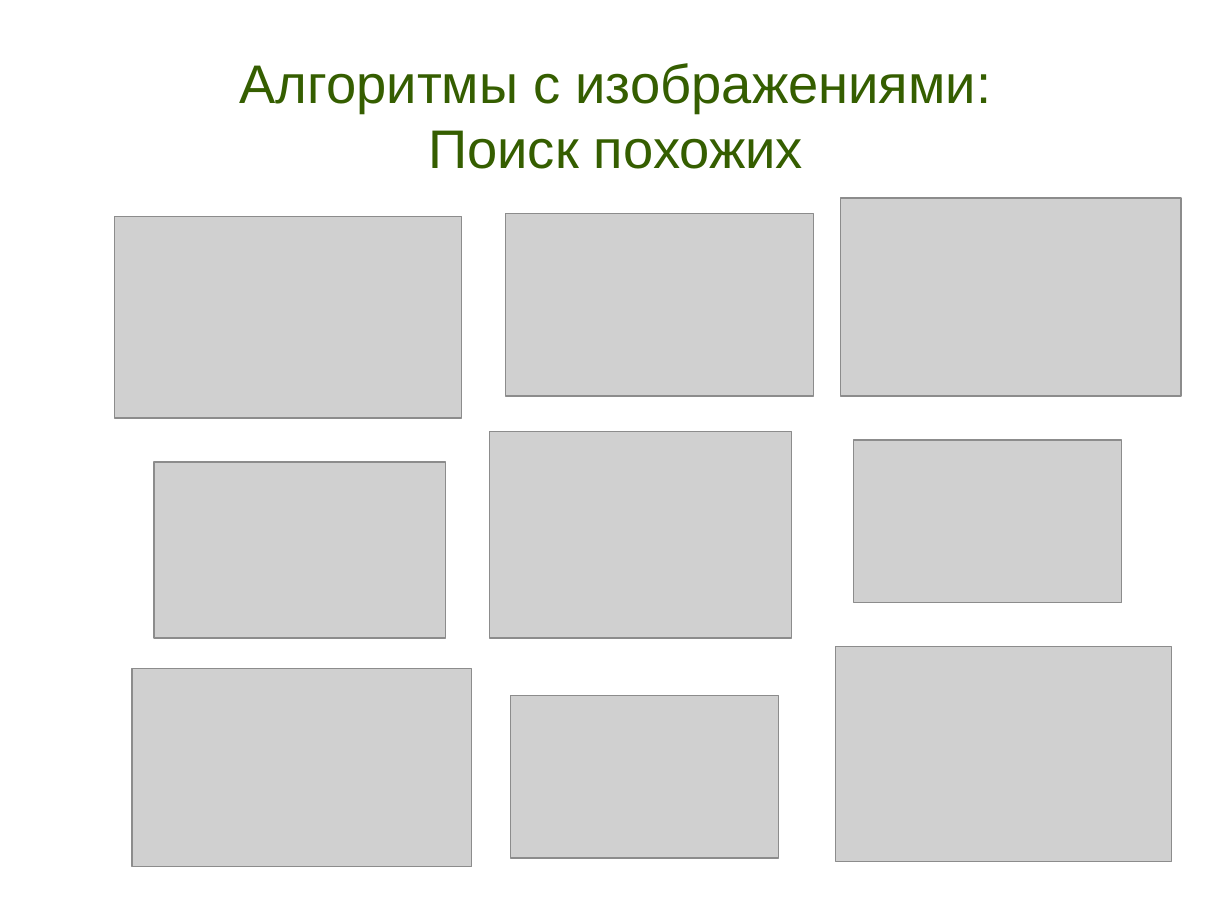
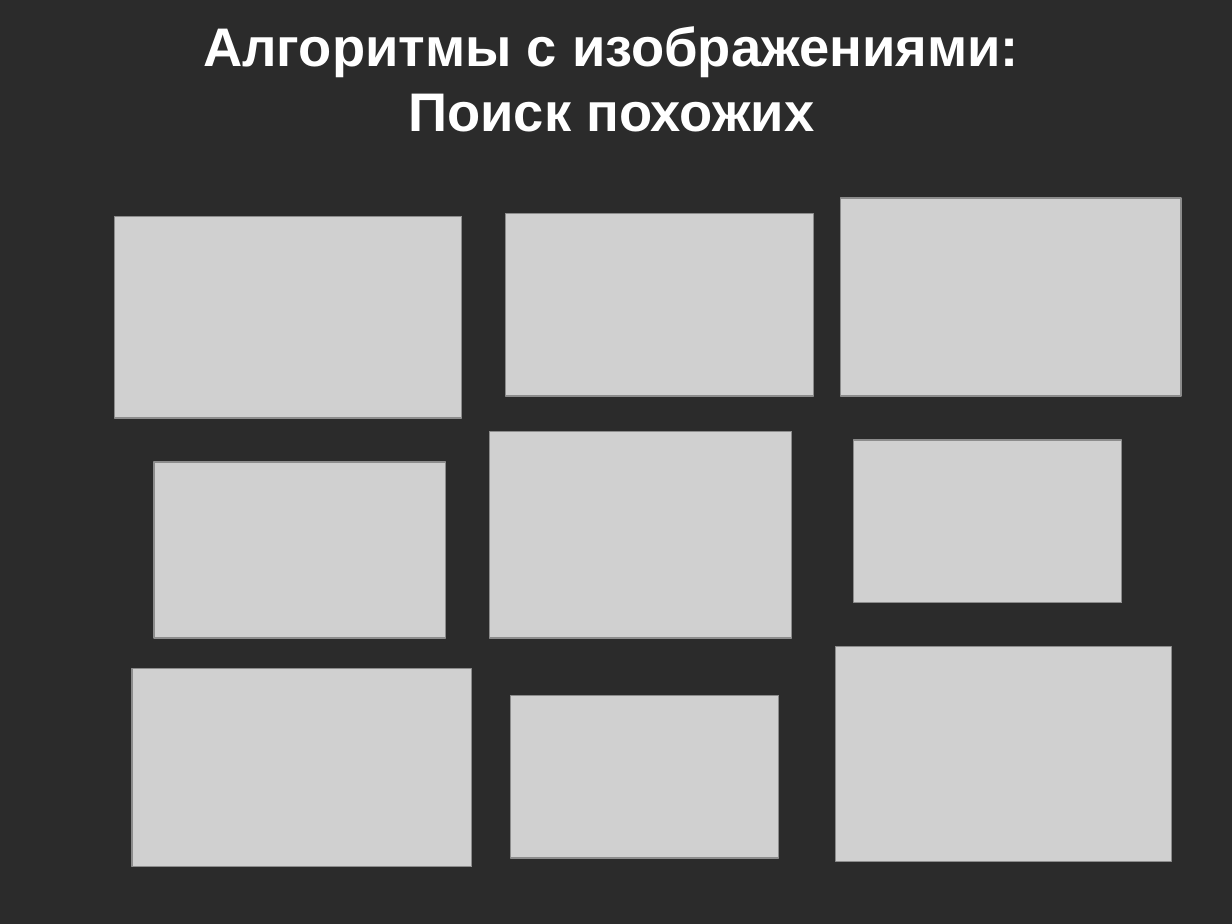
Before and after one commit to tipe/searchbycolor, a slide deck: slide 11 of Presentation.odp. Drawn at 1232x924 pixels with LibreOffice and Linux fonts; fonts in the diff are those of the drawing; grey boxes stand for pictures; background and template pictures are left out; a plain dark background stands for a picture behind light text. Boxes give left, top, right and bottom in pixels: in the first picture for what was removed or moved away, otherwise in the second. Text is boxed around its words. In the diff, an @@ line names an element or a change of style, - is before the commit and + after.

```diff
--- a/Presentation.odp
+++ b/Presentation.odp
@@ background #FFFFFF to picture (left out) @@
@@ title "Алгоритмы с изображениями: Поиск похожих": place and size @@
-title "Алгоритмы с изображениями: Поиск похожих" at [240,63,991,169]
+title "Алгоритмы с изображениями: Поиск похожих" at [203,26,1019,132]
@@ title "Алгоритмы с изображениями: Поиск похожих" at [203,26,1019,132]: text colour #355E00 to #FFFFFF, bold on @@
```
Also in this commit, not shown: 11 other slides changed, 1 slide added, 1 slide removed.
